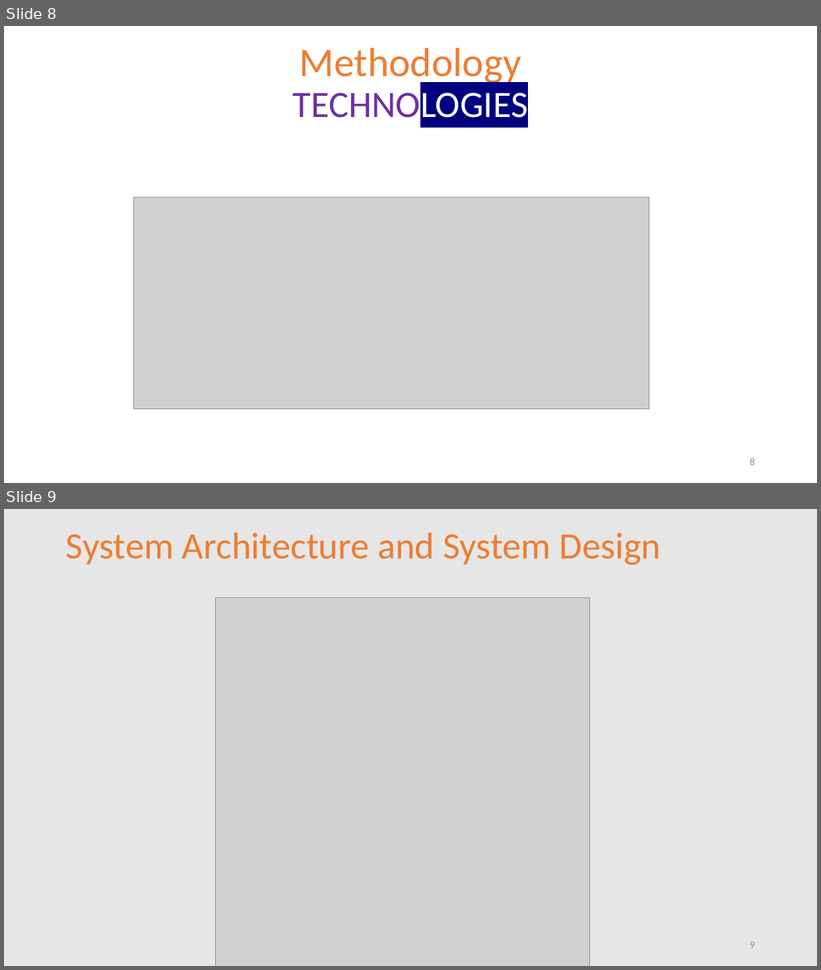
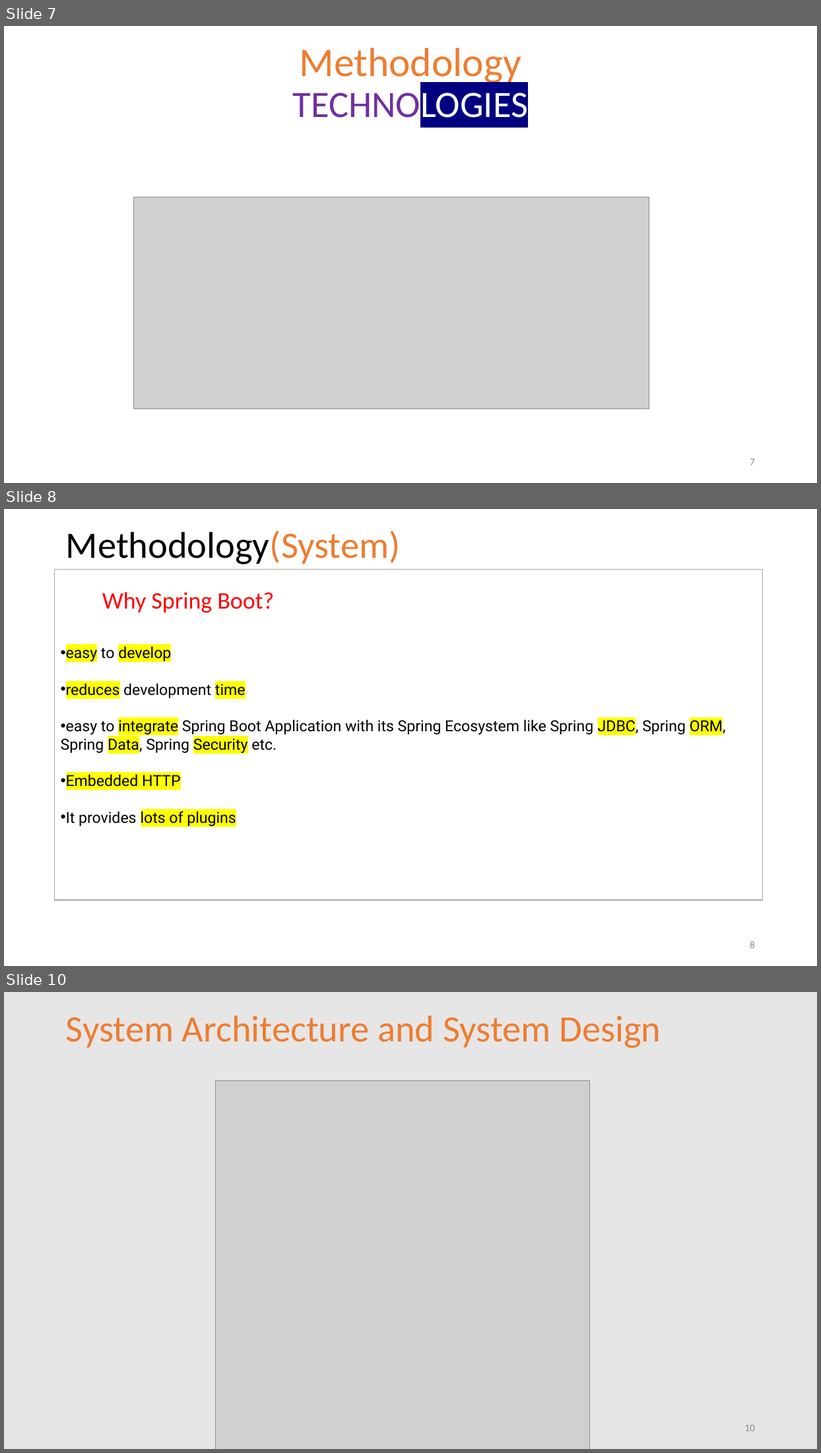
Before and after one commit to kristya-art/cleanIt, a slide deck: report/PresentationCleanIt.pptx. Shown one above the other, each under a label of ours: slides 8 and 9 before the commit, slides 7, 8 and 10 after it; the slides between them are not shown. The pictures are 821x970 and 821x1453 pixels, drawn with LibreOffice and Linux fonts; fonts in the diff are those of the drawing; grey boxes stand for pictures; background and template pictures are left out. Boxes give left, top, right and bottom in pixels: in the first picture for what was removed or moved away, otherwise in the second. Text is boxed around its words. In the diff, an @@ line names an element or a change of style, - is before the commit and + after.

```diff
--- a/report/PresentationCleanIt.pptx
+++ b/report/PresentationCleanIt.pptx
@@ slide 8 added at bbox=[4, 509, 817, 966], background picture (left out) @@
@@ title added at bbox=[66, 531, 400, 564], 44 pt, text #000000 @@
+Methodology(System)
@@ rectangle added at bbox=[55, 569, 763, 900], fill #FFFFFF, outline #A5A5A5 1 pt, 18 pt, text #000000 @@
+• easy to develop
+• reduces development time
+• easy to integrate Spring Boot Application with its Spring Ecosystem like Spring JDBC, Spring ORM, Spring Data, Spring Security etc.
+• Embedded HTTP
+• It provides lots of plugins
@@ text added at bbox=[102, 592, 274, 613], 28 pt, text #FF0000 @@
+Why Spring Boot?
@@ page number added at bbox=[750, 941, 755, 949], 12 pt, text #8C8C8C @@
+8
@@ what was slide 8 is now slide 7 @@
@@ page number at bbox=[750, 459, 755, 466]: text changed @@
-8
+7
@@ what was slide 9 is now slide 10 @@
@@ page number at bbox=[745, 1425, 755, 1432]: text changed @@
-9
+10
```
Also in this commit, not shown: 6 slides changed, 1 other slide added, 2 slides removed, 11 other files.
